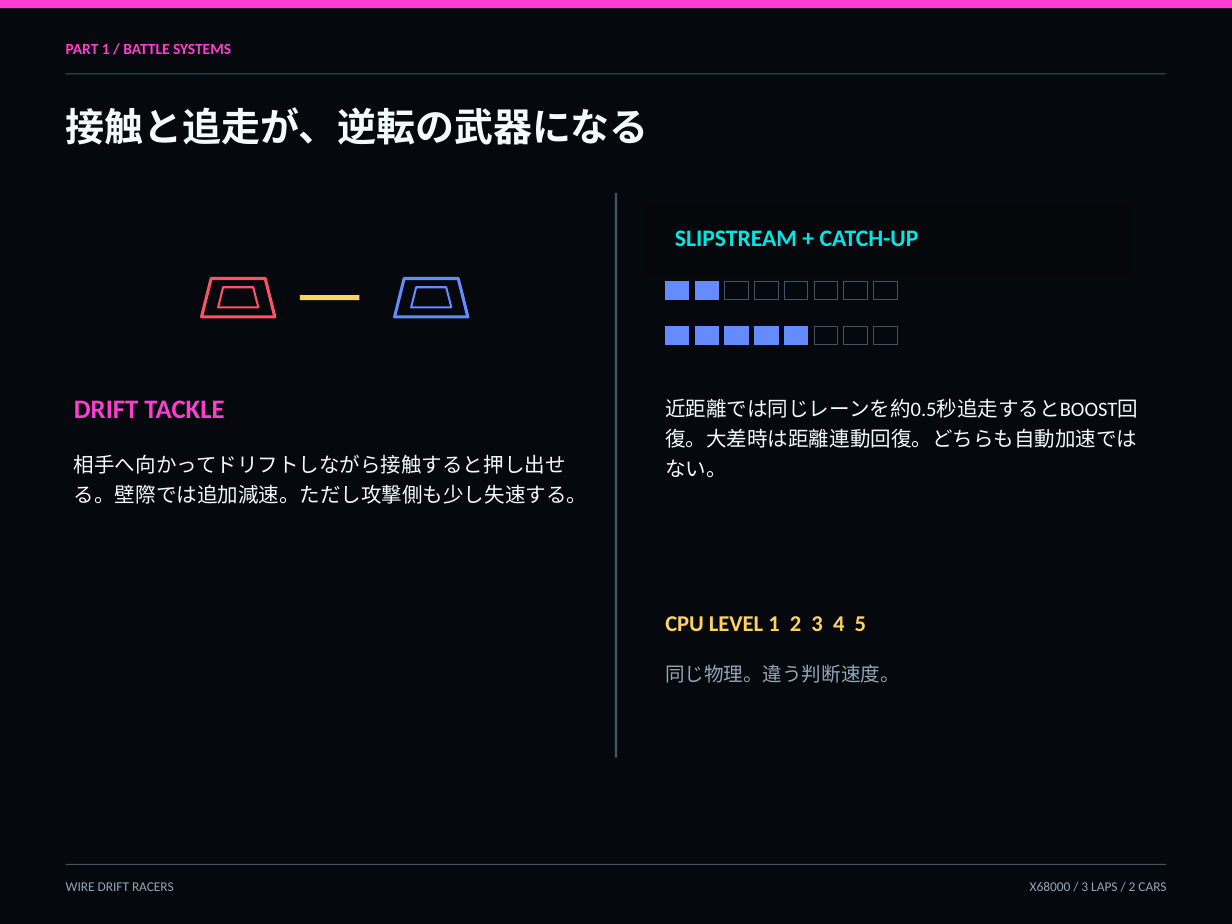
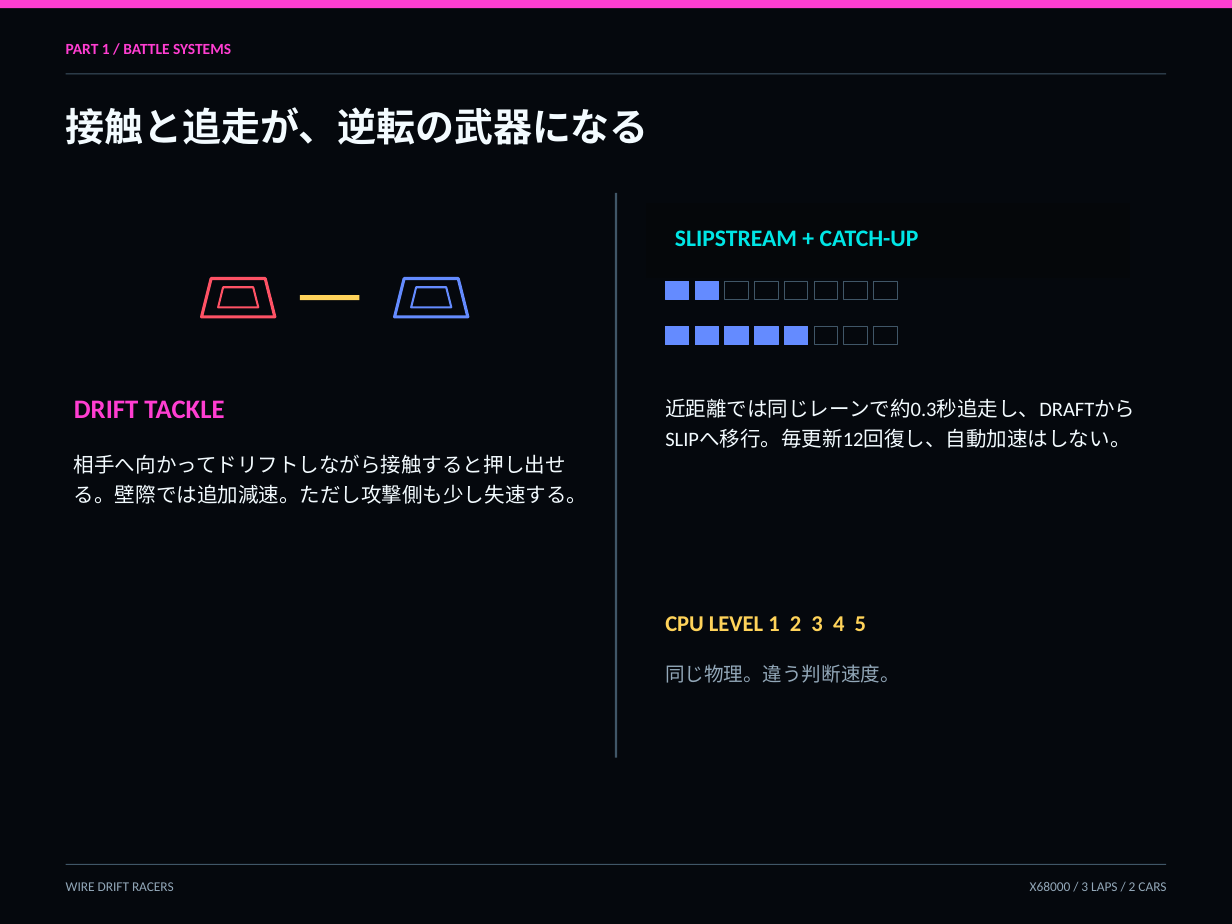
Before and after one commit to renatus-novus-x/wdrfrace, a slide deck: slide 10 of doc/manual-ja.pptx. Drawn at 1232x924 pixels with LibreOffice and Linux fonts; fonts in the diff are those of the drawing. Boxes give left, top, right and bottom in pixels: in the first picture for what was removed or moved away, otherwise in the second. Text is boxed around its words. In the diff, an @@ line names an element or a change of style, - is before the commit and + after.

```diff
--- a/doc/manual-ja.pptx
+++ b/doc/manual-ja.pptx
@@ text at (665, 398, 1135, 448): text changed @@
-近距離では同じレーンを約0.5秒追走するとBOOST回復。大差時は距離連動回復。どちらも自動加速ではない。
+近距離では同じレーンで約0.3秒追走し、DRAFTからSLIPへ移行。毎更新12回復し、自動加速はしない。
```
Also in this commit, not shown: 1 other slide changed, 12 other files.
